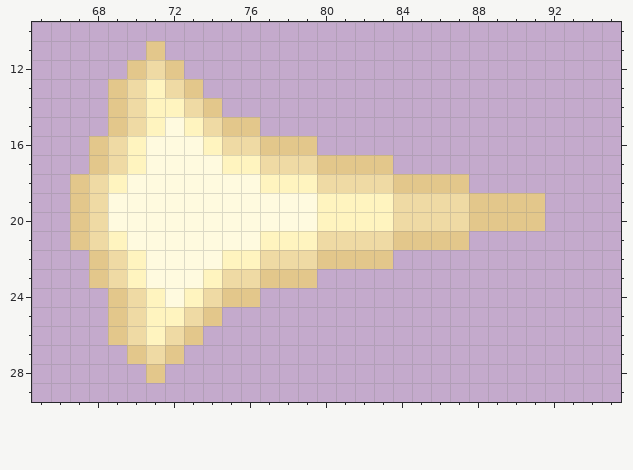
Two versions of one sprite sheet, Zombi Slayers/Assets/Resources/Arts/Player Characters/fletcher_animation_frames/fletcher_muzzleflash1.png. That is the earlier state.
The file is 384x192 pixels, drawn in blocks of 4x4; one block is one cell here. Shown: x 65..95, y 10..29.
New version:
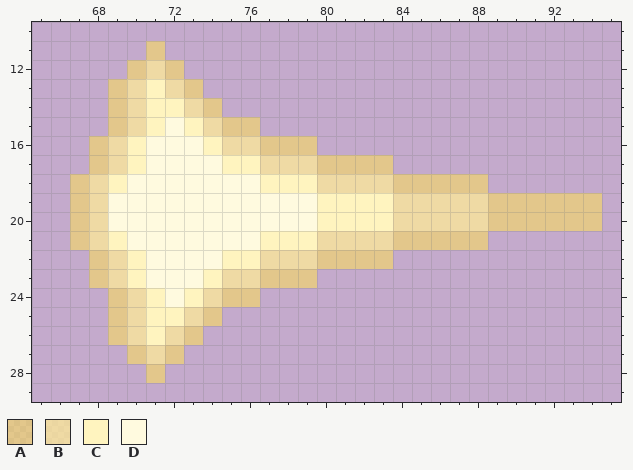
Palette (. is transparent): A #ffe25186  B #ffed95b8  C #fff4bf  D #fffadf
Change:
@@ x 86..95 @@
 17 ..........
-18 AA........
-19 BBAAAA....
-20 BBAAAA....
-21 AA........
+18 AAA.......
+19 BBBAAAAAA.
+20 BBBAAAAAA.
+21 AAA.......
 22 ..........
Boxes around the changes in both pictures, in picture pixels (x1, y1, x2, y2):
changed: (469, 174, 488, 250)
added: (545, 193, 602, 231)
